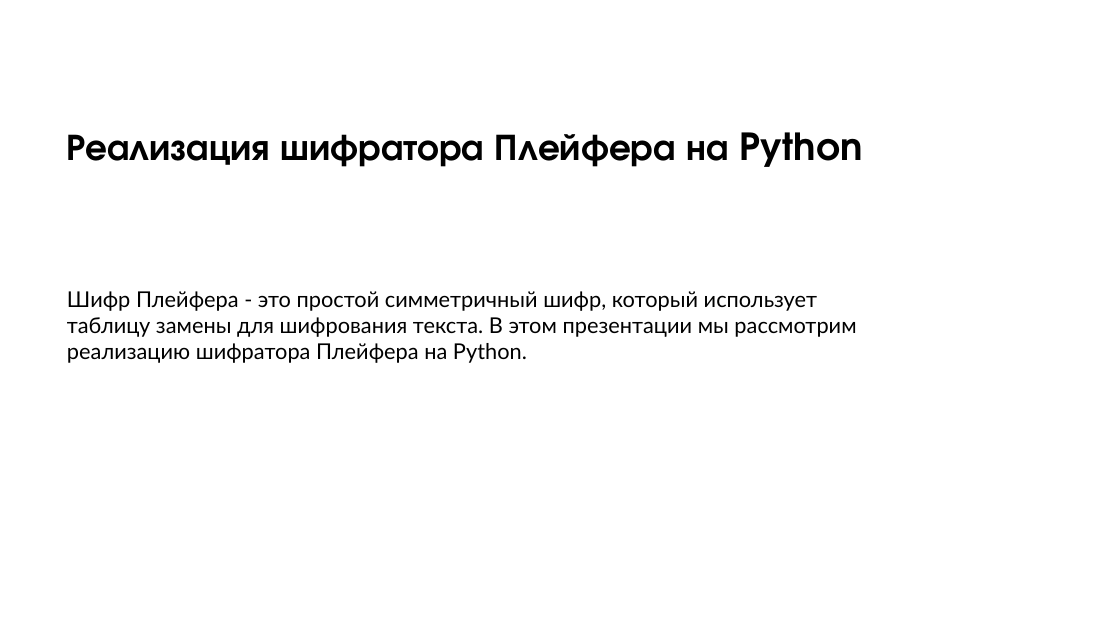
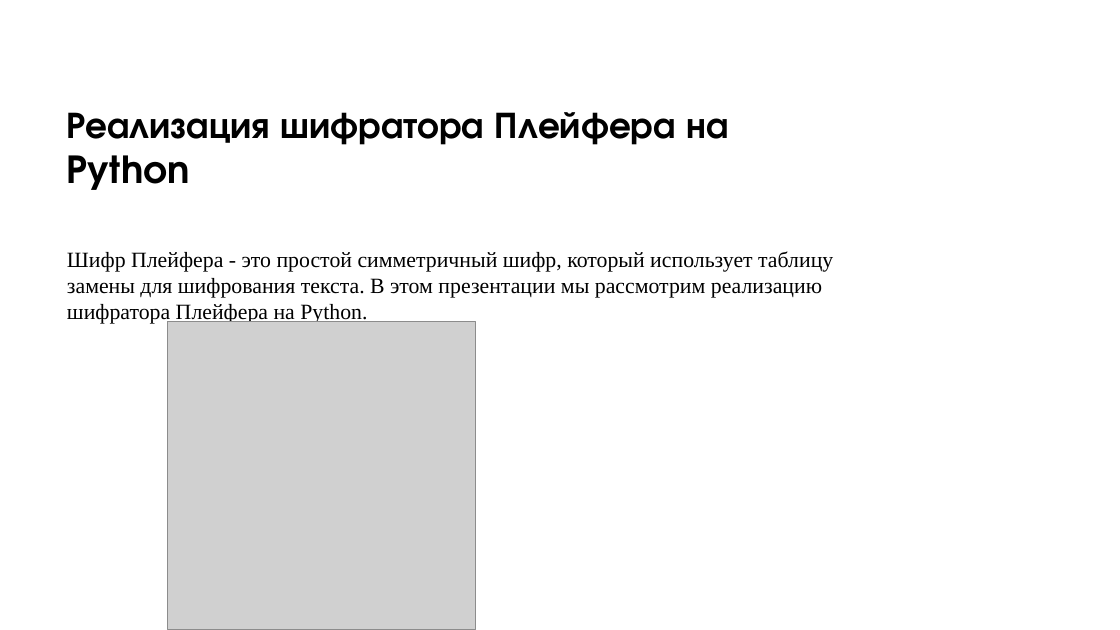
Before and after one commit to TiKhon-it/PlayFair, a slide deck: slide 1 of Реализация шифратора Плейфера на Python.pptx. Drawn at 1120x630 pixels with LibreOffice and Linux fonts; fonts in the diff are those of the drawing; grey boxes stand for pictures; background and template pictures are left out. Boxes give left, top, right and bottom in pixels: in the first picture for what was removed or moved away, otherwise in the second. Text is boxed around its words. In the diff, an @@ line names an element or a change of style, - is before the commit and + after.

```diff
--- a/Реализация шифратора Плейфера на Python.pptx
+++ b/Реализация шифратора Плейфера на Python.pptx
@@ rectangle "Реализация шифратора Плейфера на Python": place and size @@
-rectangle "Реализация шифратора Плейфера на Python" at [56, 146, 896, 146]
+rectangle "Реализация шифратора Плейфера на Python" at [56, 93, 834, 198]
@@ text "Шифр Плейфера - это простой ...": place and size @@
-text "Шифр Плейфера - это простой ..." at [67, 291, 856, 363]
+text "Шифр Плейфера - это простой ..." at [67, 251, 833, 324]
@@ text "Шифр Плейфера - это простой ..." at [67, 251, 833, 324]: font Lato to Times New Roman @@
@@ picture added at [168, 321, 476, 629] @@
```
Also in this commit, not shown: 11 other slides changed, 2 slides added, 3 slides removed.
